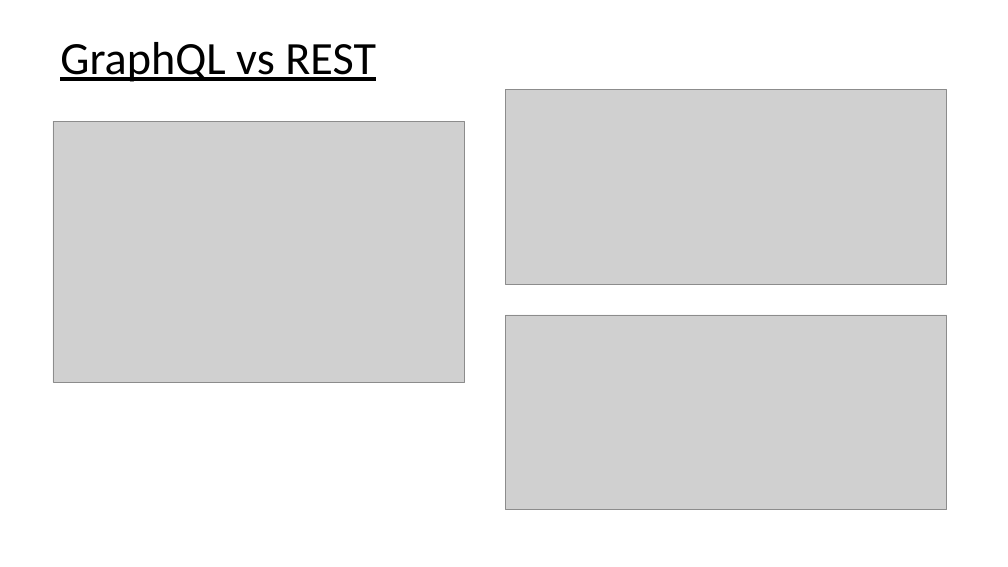
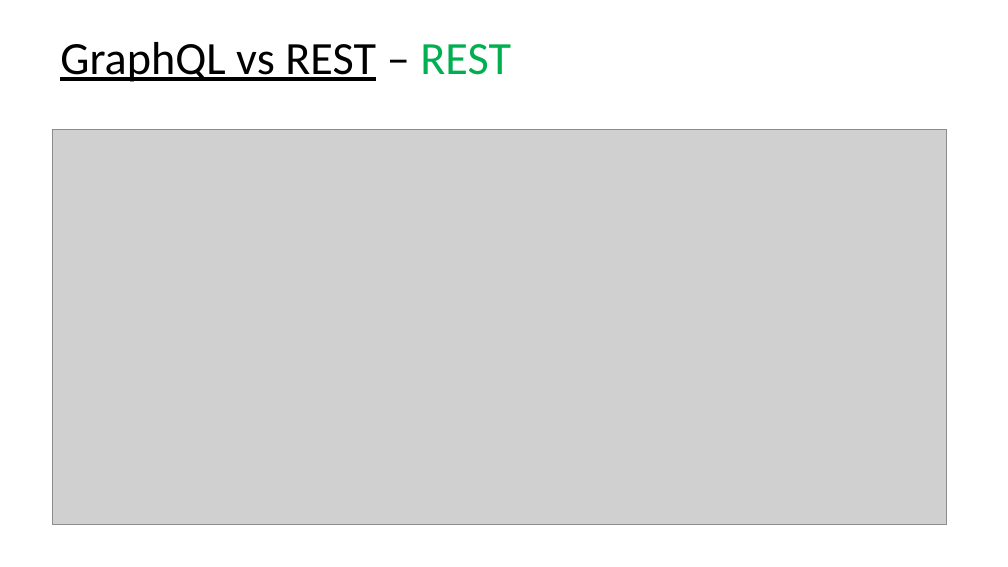
Before and after one commit to asbeseda/graphql-demo, a slide deck: slide 10 of graphql-spring-node.pptx (slide 12 before the commit). Drawn at 1008x567 pixels with LibreOffice and Linux fonts; fonts in the diff are those of the drawing; grey boxes stand for pictures. Boxes give left, top, right and bottom in pixels: in the first picture for what was removed or moved away, otherwise in the second. Text is boxed around its words. In the diff, an @@ line names an element or a change of style, - is before the commit and + after.

```diff
--- a/graphql-spring-node.pptx
+++ b/graphql-spring-node.pptx
@@ title at <box>60,42,511,82</box>: text changed @@
-GraphQL vs REST
+GraphQL vs REST – REST
@@ picture: place and size @@
-picture at <box>506,89,948,284</box>
+picture at <box>53,129,948,525</box>
@@ picture removed at <box>53,121,464,382</box> @@
@@ picture removed at <box>506,315,948,510</box> @@
```
Also in this commit, not shown: 5 other slides changed, 9 slides added, 27 other files.
